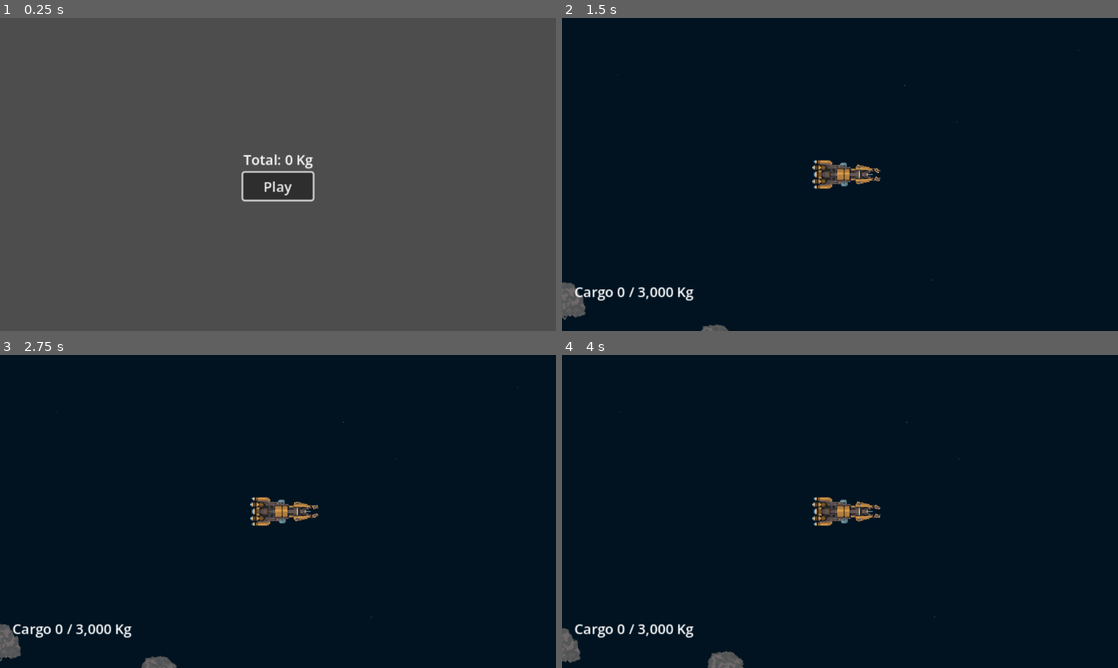
Above: before the commit, frames 1-4 (two rows, left to right).
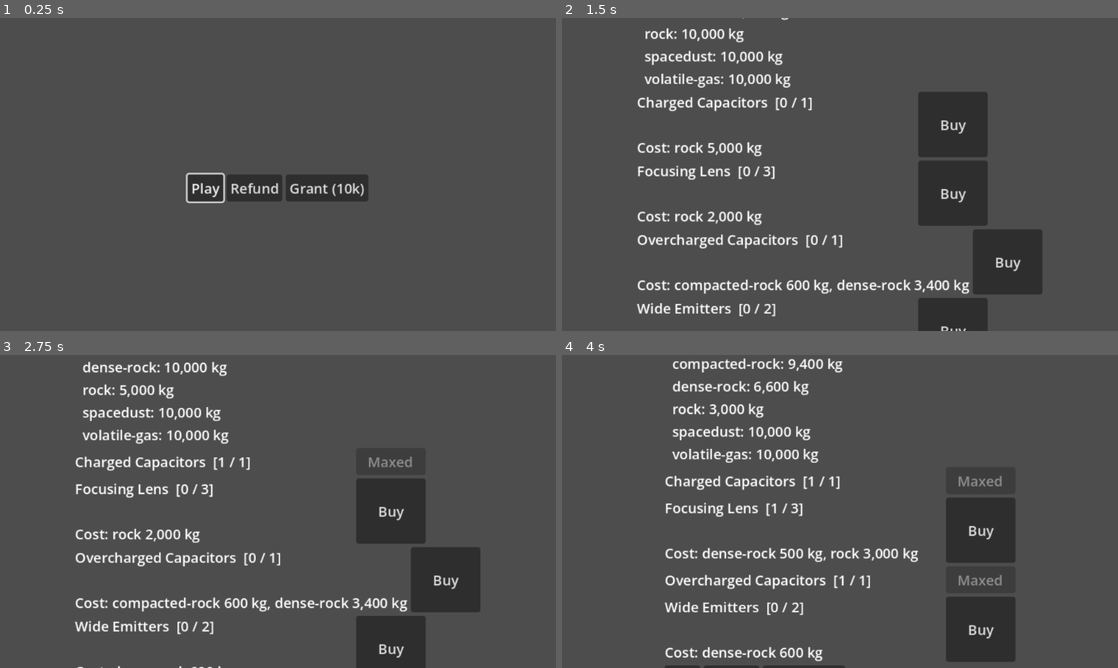
Above: after the commit, the same moments.

Repository: Senatrius/ablation
Game: Godot game, scene res://systems/game/hub.tscn
Two runs of this game, one before a commit and one after it. Both use one fixed random seed, a clock stepped at 60 frames per second and the inputs below.
Inputs (mouse positions are in pixels of both pictures, inside the frame that each line leads up to):
- Up to frame 1 (0.25 s): no input
- Up to frame 2 (1.5 s): click (817, 187) at 0.5 s, where only the run after the commit has a clickable "Refund"; click (890, 187) at 1.25 s, where only the run after the commit has a clickable "Grant (10k)"
- Up to frame 3 (2.75 s): click (389, 461) at 2 s, where only the run after the commit has a clickable "Buy"
- Up to frame 4 (4 s): click (951, 511) at 2.75 s, where only the run after the commit has a clickable "Buy"; click (1006, 580) at 3.5 s, where only the run after the commit has a clickable "Buy"

The runs differ from the first frame. In frame 1, 2.4% of the frame differs, in the area x 33-67%, y 43-60%; in frame 2, 99%, in the area x 0-100%, y 0-100%; in frame 3, 99%; in frame 4, 99%.

Commit message:
implement buying upgrades

Diff:
--- a/data/upgrades/scatter-laser/charged_capacitors.tres
+++ b/data/upgrades/scatter-laser/charged_capacitors.tres
@@ -22,7 +22,7 @@
 [resource]
 script = ExtResource("2_lu4nj")
 part = &"wings"
-target = &"scatter_laser"
+target = &"scatter-laser"
 levels = Array[ExtResource("1_0cthm")]([SubResource("Resource_5xpto")])
 id = &"charged-capacitors"
 display_name = "Charged Capacitors"
--- a/data/upgrades/scatter-laser/focusing_lens.tres
+++ b/data/upgrades/scatter-laser/focusing_lens.tres
@@ -41,16 +41,13 @@
 
 [sub_resource type="Resource" id="Resource_lga6q"]
 script = ExtResource("1_u3vtb")
-cost = Dictionary[StringName, int]({
-&"dense_rock": 2500
-})
 modifiers = Array[ExtResource("2_tjhpt")]([SubResource("Resource_qac8s")])
 metadata/_custom_type_script = "uid://dy8w52jgguqin"
 
 [resource]
 script = ExtResource("3_ojkx1")
 part = &"wings"
-target = &"scatter_laser"
+target = &"scatter-laser"
 levels = Array[ExtResource("1_u3vtb")]([SubResource("Resource_u8rsb"), SubResource("Resource_nqemp"), SubResource("Resource_lga6q")])
 id = &"focusing-lens"
 display_name = "Focusing Lens"
--- a/data/upgrades/scatter-laser/overcharged_capacitors.tres
+++ b/data/upgrades/scatter-laser/overcharged_capacitors.tres
@@ -28,11 +28,8 @@
 [resource]
 script = ExtResource("2_5e3bd")
 part = &"wings"
-target = &"scatter_laser"
+target = &"scatter-laser"
 levels = Array[ExtResource("1_lc8r1")]([SubResource("Resource_h2js8")])
-requires = Dictionary[StringName, int]({
-&"compacted-rock": 1
-})
 id = &"overcharged-capacitors"
 display_name = "Overcharged Capacitors"
 metadata/_custom_type_script = "uid://0rp1ob0c2vo4"
--- a/data/upgrades/scatter-laser/wide_emitters.tres
+++ b/data/upgrades/scatter-laser/wide_emitters.tres
@@ -36,7 +36,7 @@
 [resource]
 script = ExtResource("2_igete")
 part = &"wings"
-target = &"scatter_laser"
+target = &"scatter-laser"
 levels = Array[ExtResource("1_odw0d")]([SubResource("Resource_3i4xv"), SubResource("Resource_jy1tt")])
 id = &"wide-emitters"
 display_name = "Wide Emitters"
--- a/resources/weapon_definition.gd
+++ b/resources/weapon_definition.gd
@@ -11,4 +11,4 @@
 
 @export_group("Overcharge")
 @export var overcharge_rate: float = 0.0
-@export var overcharge_max: float = 0.0
+@export var overcharge_capacity: float = 0.0
--- /dev/null
+++ b/systems/content/content_library.gd
@@ -0,0 +1,12 @@
+class_name ContentLibrary extends RefCounted
+
+static func load_all(path: String) -> Array[Resource]:
+	var result: Array[Resource] = []
+
+	for entry: String in ResourceLoader.list_directory(path):
+		if entry.ends_with("/"):
+			result.append_array(load_all(path.path_join(entry)))
+		elif entry.ends_with(".tres") or entry.ends_with(".res"):
+			result.append(load(path.path_join(entry)))
+
+	return result
--- a/systems/game/hub.gd
+++ b/systems/game/hub.gd
@@ -1,18 +1,101 @@
 extends Control
 
 @onready var storage_label: Label = %StorageLabel
+@onready var upgrade_rows: VBoxContainer = $CenterContainer/VBoxContainer/UpgradeRows
 @onready var play_button: Button = %PlayButton
+@onready var refund_button: Button = %RefundButton
+@onready var grant_button: Button = %GrantButton
+
+var _refresh_queued: bool = false
 
 func _ready() -> void:
 	play_button.pressed.connect(Session.start_run)
+	refund_button.pressed.connect(Session.refund_upgrades)
+	grant_button.pressed.connect(Session.debug_grant.bind(10000))
+	grant_button.visible = OS.is_debug_build()
+
+	Session.storage_changed.connect(_queue_refresh)
+	Session.upgrades_changed.connect(_queue_refresh)
+
 	play_button.grab_focus()
+
+func _queue_refresh() -> void:
+	if _refresh_queued:
+		return
+
+	_refresh_queued = true
+	_refresh.call_deferred()
+
+func _refresh() -> void:
+	_refresh_queued = false
 	storage_label.text = _storage_text()
 
+	for child: Node in upgrade_rows.get_children():
+		upgrade_rows.remove_child(child)
+		child.queue_free()
+
+	for upgrade: UpgradeDefinition in Session.UPGRADE_LIST.upgrades:
+		# Never-bought upgrades whose first level needs an undiscovered material stay hidden entirely.
+		if Session.level_of(upgrade) == 0 and not Session.is_revealed(upgrade):
+			continue
+
+		upgrade_rows.add_child(_make_row(upgrade))
+
+func _make_row(upgrade: UpgradeDefinition) -> Control:
+	var level: int = Session.level_of(upgrade)
+	var next: UpgradeLevel = upgrade.next_level(level)
+
+	var row: HBoxContainer = HBoxContainer.new()
+	var info: Label = Label.new()
+	info.custom_minimum_size.x = 320
+	var button: Button = Button.new()
+	button.custom_minimum_size.x = 80
+
+	var lines: PackedStringArray = PackedStringArray(["%s  [%d / %d]" % [upgrade.display_name, level, upgrade.max_level()]])
+
+	if next == null:
+		button.text = "Maxed"
+		button.disabled = true
+	elif not Session.is_revealed(upgrade):
+		lines.append("Next: ??? (needs a material you haven't found)")
+		button.text = "Locked"
+		button.disabled = true
+	elif not Session.requirements_met(upgrade):
+		lines.append("Requires: %s" % _requirements_text(upgrade))
+		button.text = "Locked"
+		button.disabled = true
+	else:
+		lines.append(next.description)
+		lines.append("Cost: %s" % _cost_text(next.cost))
+		button.text = "Buy"
+		button.disabled = not Session.can_afford(next.cost)
+		button.pressed.connect(Session.buy.bind(upgrade))
+
+	info.text = "\n".join(lines)
+	row.add_child(info)
+	row.add_child(button)
+	return row
+
+func _cost_text(cost: Dictionary[StringName, int]) -> String:
+	var parts: PackedStringArray = PackedStringArray()
+
+	for id: StringName in cost:
+		parts.append("%s %s kg" % [id, HUD.format_kg(cost[id])])
+
+	return ", ".join(parts)
+
+func _requirements_text(upgrade: UpgradeDefinition) -> String:
+	var parts: PackedStringArray = PackedStringArray()
+
+	for id: StringName in upgrade.requires:
+		parts.append("%s level %d" % [id, upgrade.requires[id]])
+
+	return ", ".join(parts)
 
 func _storage_text() -> String:
-	var lines: PackedStringArray = PackedStringArray(["Total: %s Kg" % HUD.format_kg(Session.storage_total())])
+	var lines: PackedStringArray = PackedStringArray(["Total: %s kg" % HUD.format_kg(Session.storage_total())])
 
 	for id: StringName in Session.storage:
-		lines.append("  %s: %s Kg" % [id, HUD.format_kg(Session.storage[id])])
+		lines.append("  %s: %s kg" % [id, HUD.format_kg(Session.storage[id])])
 
 	return "\n".join(lines)
--- a/systems/game/hub.tscn
+++ b/systems/game/hub.tscn
@@ -26,8 +26,24 @@
 unique_name_in_owner = true
 layout_mode = 2
 
-[node name="PlayButton" type="Button" parent="CenterContainer/VBoxContainer" unique_id=1512485984]
+[node name="UpgradeRows" type="VBoxContainer" parent="CenterContainer/VBoxContainer" unique_id=678553362]
+layout_mode = 2
+
+[node name="Buttons" type="HBoxContainer" parent="CenterContainer/VBoxContainer" unique_id=1910960565]
+layout_mode = 2
+
+[node name="PlayButton" type="Button" parent="CenterContainer/VBoxContainer/Buttons" unique_id=1512485984]
 unique_name_in_owner = true
 layout_mode = 2
 text = "Play
 "
+
+[node name="RefundButton" type="Button" parent="CenterContainer/VBoxContainer/Buttons" unique_id=353097443]
+unique_name_in_owner = true
+layout_mode = 2
+text = "Refund"
+
+[node name="GrantButton" type="Button" parent="CenterContainer/VBoxContainer/Buttons" unique_id=200143657]
+unique_name_in_owner = true
+layout_mode = 2
+text = "Grant (10k)"
--- a/systems/session/session.gd
+++ b/systems/session/session.gd
@@ -17,6 +17,13 @@
 func _ready() -> void:
 	cargo.changed.connect(_note_discoveries)
 
+	for resource: Resource in ContentLibrary.load_all("res://data/materials"):
+		if resource is MaterialDefinition:
+			known_materials.append(resource.id)
+
+	if OS.is_debug_build():
+		_validate_content()
+
 func level_of(upgrade: UpgradeDefinition) -> int:
 	return upgrade_levels.get(upgrade.id, 0)
 
@@ -32,14 +39,12 @@
 
 	return true
 
-
 func requirements_met(upgrade: UpgradeDefinition) -> bool:
 	for id: StringName in upgrade.requires:
 		if upgrade_levels.get(id, 0) < upgrade.requires[id]:
 			return false
 
 	return true
-
 
 func can_afford(cost: Dictionary[StringName, int]) -> bool:
 	for id: StringName in cost:
@@ -48,11 +53,9 @@
 
 	return true
 
-
 func can_buy(upgrade: UpgradeDefinition) -> bool:
 	var next: UpgradeLevel = upgrade.next_level(level_of(upgrade))
 	return next != null and is_revealed(upgrade) and requirements_met(upgrade) and can_afford(next.cost)
-
 
 func buy(upgrade: UpgradeDefinition) -> bool:
 	if not can_buy(upgrade):
@@ -68,8 +71,6 @@
 	upgrades_changed.emit()
 	return true
 
-
-## `base` with every purchased upgrade applied.
 func upgraded(base: ContentDefinition) -> ContentDefinition:
 	return UPGRADE_LIST.upgraded(base, upgrade_levels)
 
@@ -105,3 +106,36 @@
 		total += storage[id]
 
 	return total
+
+var known_materials: Array[StringName] = []
+
+func _validate_content() -> void:
+	var targets: Dictionary[StringName, ContentDefinition] = {}
+
+	for resource: Resource in ContentLibrary.load_all("res://data/weapons"):
+		if resource is ContentDefinition:
+			targets[resource.id] = resource
+
+	for problem: String in UPGRADE_LIST.validate(known_materials, targets):
+		push_error(problem)
+
+func refund_upgrades() -> void:
+	for upgrade: UpgradeDefinition in UPGRADE_LIST.upgrades:
+		var owned: int = mini(level_of(upgrade), upgrade.max_level())
+
+		for n: int in owned:
+			var cost: Dictionary[StringName, int] = upgrade.levels[n].cost
+
+			for id: StringName in cost:
+				storage[id] = storage.get(id, 0) + cost[id]
+
+	upgrade_levels.clear()
+	storage_changed.emit()
+	upgrades_changed.emit()
+
+func debug_grant(amount: int) -> void:
+	for id: StringName in known_materials:
+		storage[id] = storage.get(id, 0) + amount
+		discovered[id] = true
+
+	storage_changed.emit()
--- a/systems/upgrades/upgrade_list.gd
+++ b/systems/upgrades/upgrade_list.gd
@@ -41,3 +41,36 @@
 			keys.append(key)
 
 	return keys
+
+func validate(material_ids: Array[StringName], targets: Dictionary[StringName, ContentDefinition]) -> PackedStringArray:
+	var problems: PackedStringArray = PackedStringArray()
+	var upgrade_ids: Dictionary[StringName, bool] = {}
+
+	for upgrade: UpgradeDefinition in upgrades:
+		upgrade_ids[upgrade.id] = true
+
+	for upgrade: UpgradeDefinition in upgrades:
+		var target: ContentDefinition = targets.get(upgrade.target)
+
+		if target == null:
+			problems.append("%s: target '%s' doesn't exist" % [upgrade.id, upgrade.target])
+
+		for required: StringName in upgrade.requires:
+			if not upgrade_ids.has(required):
+				problems.append("%s: requires '%s', which isn't an upgrade" % [upgrade.id, required])
+
+		for n: int in upgrade.levels.size():
+			var level: UpgradeLevel = upgrade.levels[n]
+
+			for id: StringName in level.cost:
+				if not material_ids.has(id):
+					problems.append("%s level %d: costs '%s', which isn't a material" % [upgrade.id, n + 1, id])
+
+			if target == null:
+				continue
+
+			for modifier: StatModifier in level.modifiers:
+				if not modifier.stat in target:
+					problems.append("%s level %d: %s has no stat '%s'" % [upgrade.id, n + 1, upgrade.target, modifier.stat])
+
+	return problems
Not shown, added: systems/content/content_library.gd.uid
